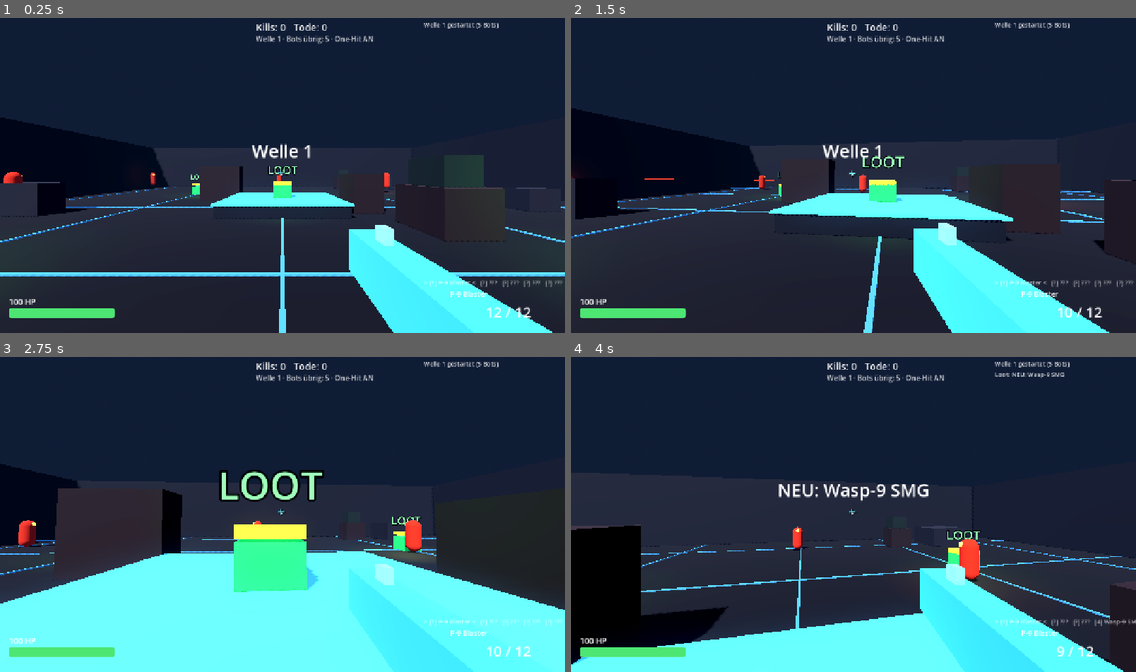
Above: before the commit, frames 1-4 (two rows, left to right).
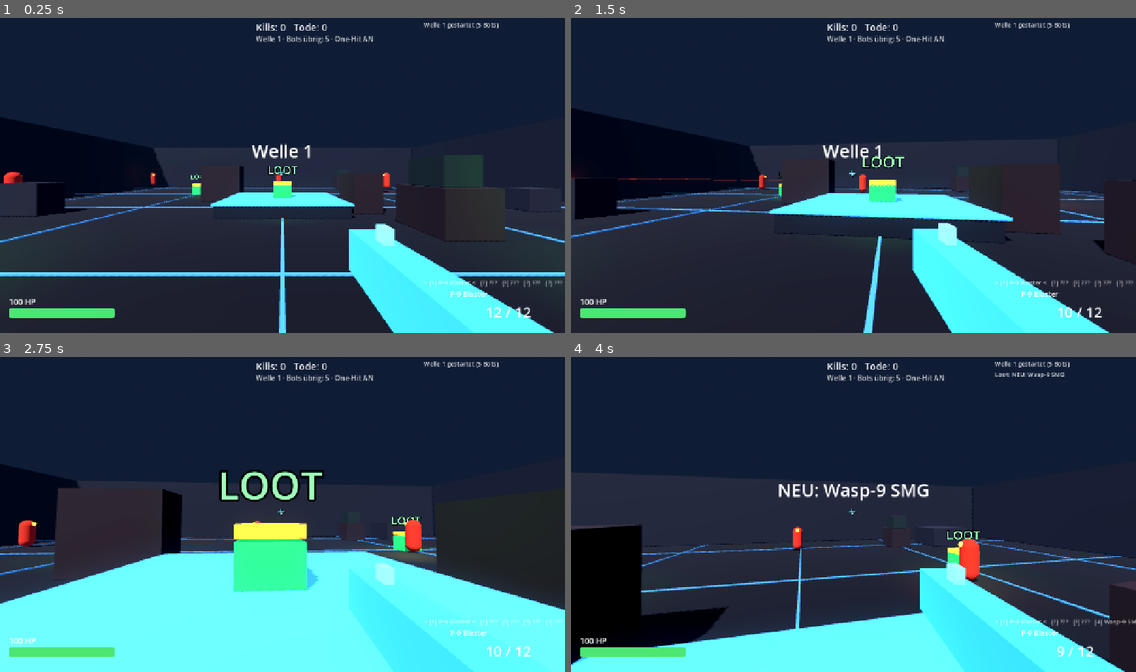
Above: after the commit, the same moments.

Repository: letward/one-hit
Game: Godot game, scene res://scenes/arena.tscn
Same seed, same stepped clock (60 frames per second), same inputs: the game is played once before the commit and once after it. This scene is started directly instead of the project's main scene.
Inputs (mouse positions are in pixels of both pictures, inside the frame that each line leads up to):
- Up to frame 1 (0.25 s): no input
- Up to frame 2 (1.5 s): move the mouse to (881, 172) at 0.52 s; hold Right mouse button (aim) 0.53-1.28 s; hold W (move_forward) from 0.53 s (still down); click (881, 172) at 0.67 s; tap Space (jump) at 0.77 s; move the mouse to (825, 175) at 1.27 s; click (825, 175) at 1.35 s
- Up to frame 3 (2.75 s): keep holding W (move_forward); tap Space (jump) at 1.52 s; move the mouse to (293, 508) at 2.02 s; hold E (interact) from 2.03 s (still down)
- Up to frame 4 (4 s): keep holding W (move_forward); move the mouse to (847, 517) at 2.77 s; release E (interact) at 2.78 s; tap Shift (sprint) at 2.85 s; click (847, 517) at 2.92 s; tap Space (jump) at 3.02, 3.77 s; move the mouse to (893, 517) at 3.52 s; hold 1 (weapon_1) from 3.53 s (still down)

The runs differ from the first frame. In frame 1, 1.3% of the frame differs, in the area x 0-100%, y 48-100%; in frame 2, 1.6%, in the area x 0-99%, y 43-100%; in frame 3, 0.9%; in frame 4, 1.4%.

Commit message:
feat: F11 fullscreen, graphics settings (MSAA, glow, shadows, dust, vsync)

Diff:
--- a/scripts/game.gd
+++ b/scripts/game.gd
@@ -41,6 +41,7 @@
 	mode = GameConfig.pending_mode
 	online = (mode == "online") or NetworkManager.is_online
 	rng.seed = GameConfig.arena_seed if GameConfig.arena_seed != 0 else randi()
+	_apply_msaa()
 	_build_environment()
 	_build_arena()
 	_build_hud()
@@ -67,6 +68,11 @@
 
 
 # ---------- Aufbau ----------
+
+func _apply_msaa() -> void:
+	var modes := [Viewport.MSAA_DISABLED, Viewport.MSAA_2X, Viewport.MSAA_4X, Viewport.MSAA_8X]
+	get_viewport().msaa_3d = modes[clampi(GameConfig.msaa, 0, 3)]
+
 
 func _build_environment() -> void:
 	var env := WorldEnvironment.new()
@@ -85,7 +91,7 @@
 	e.fog_enabled = true
 	e.fog_light_color = Color(0.1, 0.14, 0.22)
 	e.fog_density = 0.015
-	e.glow_enabled = true
+	e.glow_enabled = GameConfig.glow
 	e.glow_intensity = 0.6
 	e.adjustment_enabled = true
 	e.adjustment_brightness = 1.05
@@ -96,7 +102,7 @@
 	sun.rotation_degrees = Vector3(-50, -30, 0)
 	sun.light_color = Color(1.0, 0.9, 0.8)
 	sun.light_energy = 1.1
-	sun.shadow_enabled = true
+	sun.shadow_enabled = GameConfig.shadows
 	add_child(sun)
 	var fill := OmniLight3D.new()
 	fill.position = Vector3(0, 12, 0)
@@ -197,7 +203,12 @@
 		add_child(lb)
 		lb.opened.connect(_on_loot_opened)
 		loot_boxes.append(lb)
-	# Staub-Partikel für Atmosphäre
+	# Staub-Partikel für Atmosphäre (abschaltbar)
+	if GameConfig.dust:
+		_spawn_dust(H)
+
+
+func _spawn_dust(H: float) -> void:
 	var dust := GPUParticles3D.new()
 	dust.amount = 120
 	dust.lifetime = 6.0
@@ -295,6 +306,14 @@
 		GameConfig.shake_enabled = v
 		Save.mark_dirty())
 	vb.add_child(_pause_shake)
+	var fs := CheckBox.new()
+	fs.text = "Vollbild [F11]"
+	fs.button_pressed = GameConfig.is_fullscreen
+	fs.toggled.connect(func(v: bool) -> void:
+		GameConfig.is_fullscreen = v
+		GameConfig.apply_display()
+		Save.mark_dirty())
+	vb.add_child(fs)
 	var b_restart := Button.new()
 	b_restart.text = "Neustart"
 	b_restart.pressed.connect(func() -> void:
--- a/scripts/game_config.gd
+++ b/scripts/game_config.gd
@@ -15,6 +15,12 @@
 var volume: float = 0.8
 var base_fov: float = 75.0
 var shake_enabled: bool = true
+var is_fullscreen: bool = false
+var vsync: bool = true
+var msaa: int = 1 # 0=Aus, 1=2x, 2=4x, 3=8x
+var glow: bool = true
+var shadows: bool = true
+var dust: bool = true
 
 
 func _ready() -> void:
@@ -30,6 +36,29 @@
 		Input.mouse_mode = Input.MOUSE_MODE_CAPTURED
 	else:
 		Input.mouse_mode = Input.MOUSE_MODE_VISIBLE
+
+
+func _unhandled_input(event: InputEvent) -> void:
+	# Global: funktioniert in Menü UND Spiel
+	if event.is_action_pressed("fullscreen"):
+		toggle_fullscreen()
+
+
+func toggle_fullscreen() -> void:
+	is_fullscreen = not is_fullscreen
+	apply_display()
+	Save.mark_dirty()
+
+
+func apply_display() -> void:
+	if is_fullscreen:
+		DisplayServer.window_set_mode(DisplayServer.WINDOW_MODE_FULLSCREEN)
+	else:
+		DisplayServer.window_set_mode(DisplayServer.WINDOW_MODE_WINDOWED)
+	if vsync:
+		DisplayServer.window_set_vsync_mode(DisplayServer.VSYNC_ENABLED)
+	else:
+		DisplayServer.window_set_vsync_mode(DisplayServer.VSYNC_DISABLED)
 
 
 func _ensure_input() -> void:
@@ -50,6 +79,7 @@
 	_key("pause", [KEY_ESCAPE])
 	_key("shop", [KEY_B])
 	_key("fps", [KEY_F3])
+	_key("fullscreen", [KEY_F11])
 	_mouse("fire", [MOUSE_BUTTON_LEFT])
 	_mouse("aim", [MOUSE_BUTTON_RIGHT])
 
--- a/scripts/main_menu.gd
+++ b/scripts/main_menu.gd
@@ -30,6 +30,7 @@
 var _credits_label: Label
 var _stats_label: Label
 var _skin_row: HBoxContainer
+var _fs_check: CheckBox
 var _last_credits: int = -1
 
 const TIPS: Array[String] = [
@@ -203,6 +204,63 @@
 		GameConfig.shake_enabled = v
 		Save.mark_dirty())
 	set_row.add_child(shake)
+	vb.add_child(_header("GRAFIK · LEISTUNG"))
+	var gfx1 := HBoxContainer.new()
+	gfx1.add_theme_constant_override("separation", 12)
+	vb.add_child(gfx1)
+	_enter_rows.append(gfx1)
+	gfx1.add_child(_dim_label("MSAA:"))
+	var msaa := OptionButton.new()
+	msaa.add_item("Aus", 0)
+	msaa.add_item("2x", 1)
+	msaa.add_item("4x", 2)
+	msaa.add_item("8x", 3)
+	msaa.selected = clampi(GameConfig.msaa, 0, 3)
+	msaa.item_selected.connect(func(idx: int) -> void:
+		GameConfig.msaa = idx
+		Save.mark_dirty())
+	gfx1.add_child(msaa)
+	var glow_c := CheckBox.new()
+	glow_c.text = "Glow"
+	glow_c.button_pressed = GameConfig.glow
+	glow_c.toggled.connect(func(v: bool) -> void:
+		GameConfig.glow = v
+		Save.mark_dirty())
+	gfx1.add_child(glow_c)
+	var sh_c := CheckBox.new()
+	sh_c.text = "Schatten"
+	sh_c.button_pressed = GameConfig.shadows
+	sh_c.toggled.connect(func(v: bool) -> void:
+		GameConfig.shadows = v
+		Save.mark_dirty())
+	gfx1.add_child(sh_c)
+	var gfx2 := HBoxContainer.new()
+	gfx2.add_theme_constant_override("separation", 12)
+	vb.add_child(gfx2)
+	_enter_rows.append(gfx2)
+	var dust_c := CheckBox.new()
+	dust_c.text = "Staub"
+	dust_c.button_pressed = GameConfig.dust
+	dust_c.toggled.connect(func(v: bool) -> void:
+		GameConfig.dust = v
+		Save.mark_dirty())
+	gfx2.add_child(dust_c)
+	var vsync_c := CheckBox.new()
+	vsync_c.text = "VSync"
+	vsync_c.button_pressed = GameConfig.vsync
+	vsync_c.toggled.connect(func(v: bool) -> void:
+		GameConfig.vsync = v
+		GameConfig.apply_display()
+		Save.mark_dirty())
+	gfx2.add_child(vsync_c)
+	_fs_check = CheckBox.new()
+	_fs_check.text = "Vollbild [F11]"
+	_fs_check.button_pressed = GameConfig.is_fullscreen
+	_fs_check.toggled.connect(func(v: bool) -> void:
+		GameConfig.is_fullscreen = v
+		GameConfig.apply_display()
+		Save.mark_dirty())
+	gfx2.add_child(_fs_check)
 	vb.add_child(_header("SKIN"))
 	_skin_row = HBoxContainer.new()
 	_skin_row.add_theme_constant_override("separation", 8)
@@ -281,6 +339,8 @@
 func _process(_delta: float) -> void:
 	if Save.credits != _last_credits:
 		_update_economy_labels()
+	if _fs_check != null and _fs_check.button_pressed != GameConfig.is_fullscreen:
+		_fs_check.set_pressed_no_signal(GameConfig.is_fullscreen)
 
 
 func _update_economy_labels() -> void:
--- a/scripts/save_manager.gd
+++ b/scripts/save_manager.gd
@@ -60,7 +60,14 @@
 	GameConfig.volume = float(cfg.get_value("settings", "volume", 0.8))
 	GameConfig.base_fov = float(cfg.get_value("settings", "fov", 75.0))
 	GameConfig.shake_enabled = bool(cfg.get_value("settings", "shake", true))
+	GameConfig.is_fullscreen = bool(cfg.get_value("settings", "fullscreen", false))
+	GameConfig.vsync = bool(cfg.get_value("settings", "vsync", true))
+	GameConfig.msaa = int(cfg.get_value("settings", "msaa", 1))
+	GameConfig.glow = bool(cfg.get_value("settings", "glow", true))
+	GameConfig.shadows = bool(cfg.get_value("settings", "shadows", true))
+	GameConfig.dust = bool(cfg.get_value("settings", "dust", true))
 	AudioManager.set_master_volume(GameConfig.volume)
+	GameConfig.apply_display()
 
 
 func _write() -> void:
@@ -79,6 +86,12 @@
 	cfg.set_value("settings", "volume", GameConfig.volume)
 	cfg.set_value("settings", "fov", GameConfig.base_fov)
 	cfg.set_value("settings", "shake", GameConfig.shake_enabled)
+	cfg.set_value("settings", "fullscreen", GameConfig.is_fullscreen)
+	cfg.set_value("settings", "vsync", GameConfig.vsync)
+	cfg.set_value("settings", "msaa", GameConfig.msaa)
+	cfg.set_value("settings", "glow", GameConfig.glow)
+	cfg.set_value("settings", "shadows", GameConfig.shadows)
+	cfg.set_value("settings", "dust", GameConfig.dust)
 	cfg.save(PATH)
 
 
Not shown, added: scripts/save_manager.gd.uid
Not shown, added: scripts/shop.gd.uid
Not shown, added: scripts/skin_defs.gd.uid
Not shown, changed: README.md
